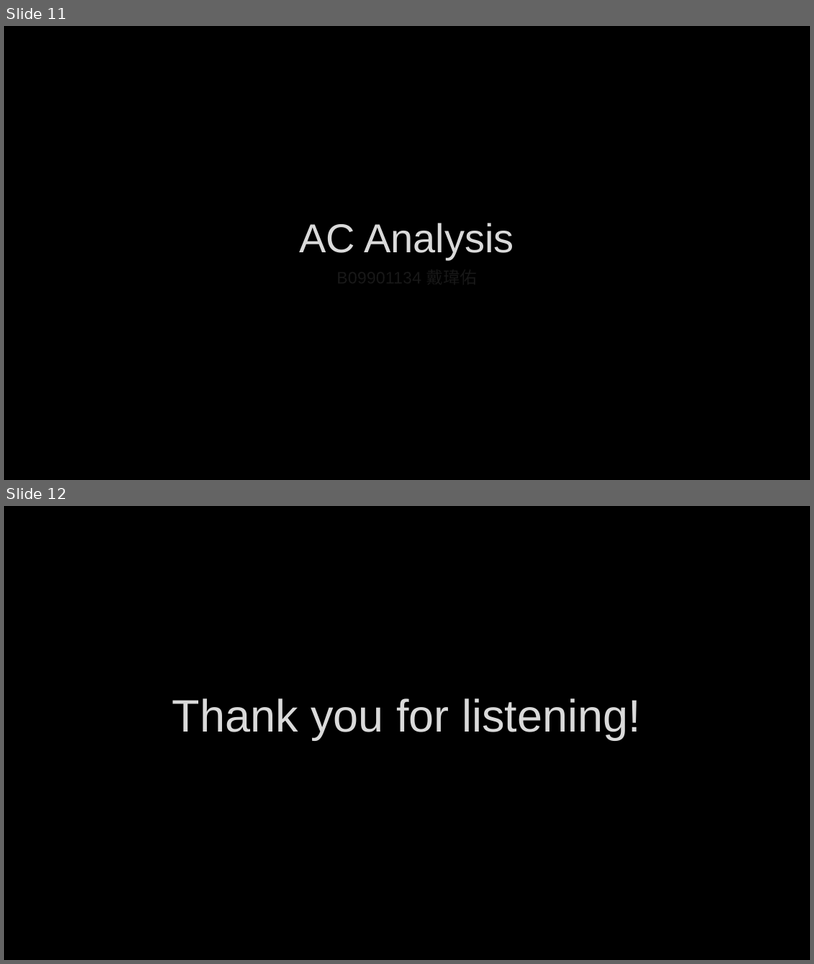
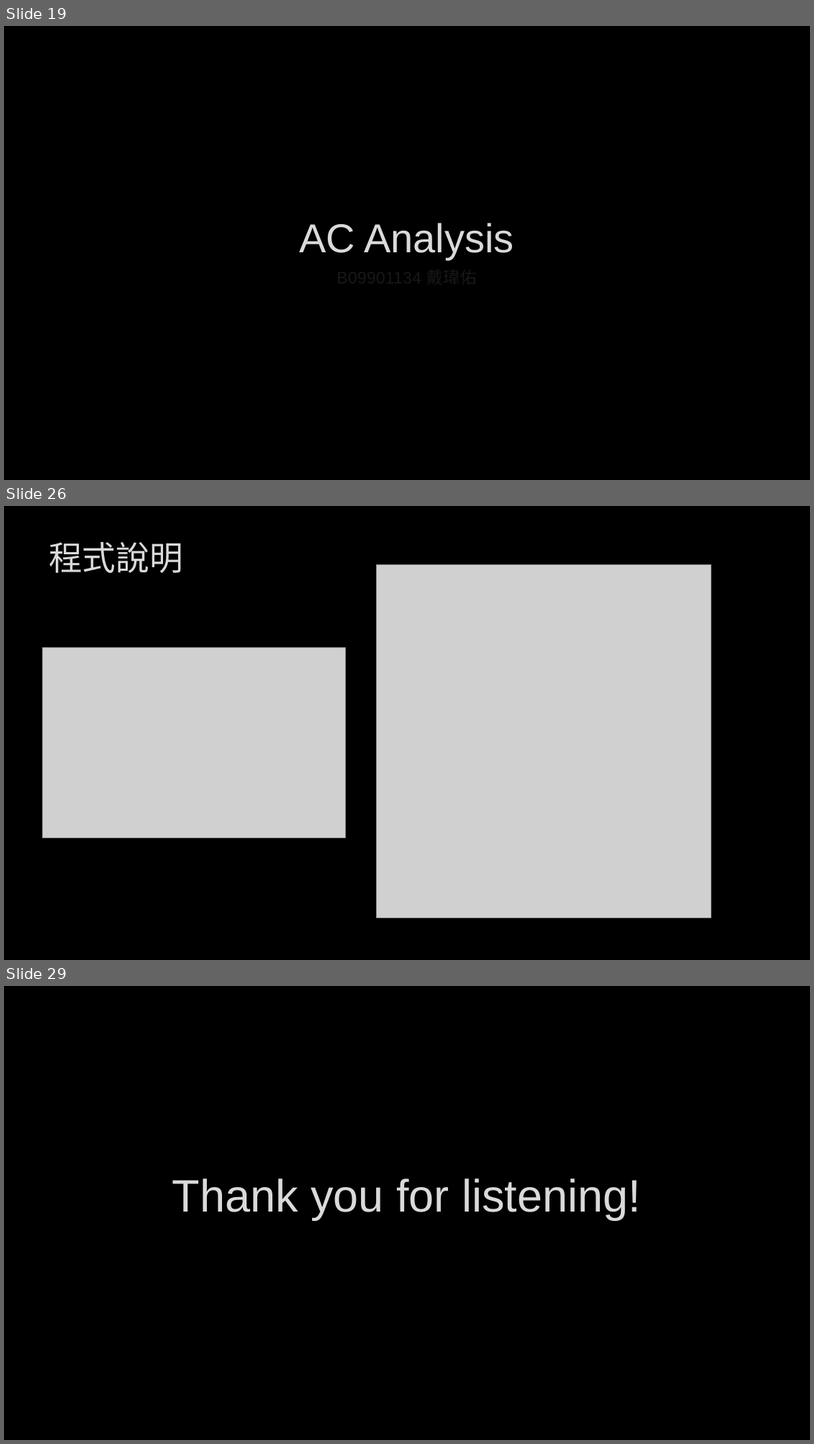
Before and after one commit to broccoli-huang/miniPSPICE, a slide deck: presentation.pptx. Shown one above the other, each under a label of ours: slides 11 and 12 before the commit, slides 19, 26 and 29 after it; the slides between them are not shown. The pictures are 814x964 and 814x1444 pixels, drawn with LibreOffice and Linux fonts; fonts in the diff are those of the drawing; grey boxes stand for pictures; background and template pictures are left out. Boxes give left, top, right and bottom in pixels: in the first picture for what was removed or moved away, otherwise in the second. Text is boxed around its words. In the diff, an @@ line names an element or a change of style, - is before the commit and + after.

```diff
--- a/presentation.pptx
+++ b/presentation.pptx
@@ slide 26 added at (4,506,810,960), background picture (left out) @@
@@ text added at (49,542,183,573), 40 pt, text #DADADA @@
+程式說明
@@ picture added at (377,565,711,917) @@
@@ picture added at (43,647,345,837) @@
@@ what was slide 11 is now slide 19 @@
@@ what was slide 12 is now slide 29 @@
```
Also in this commit, not shown: 2 slides changed, 16 other slides added, 1 other file.
